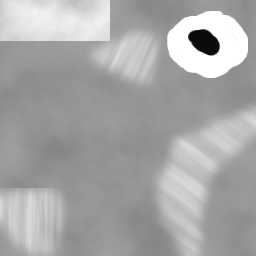
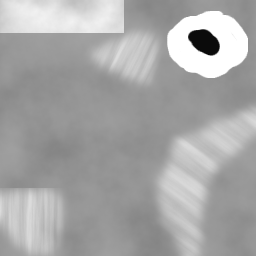
Layers edited between the first and the second (256, 256) image:
painted on "bg" over [0,0,124,41]
